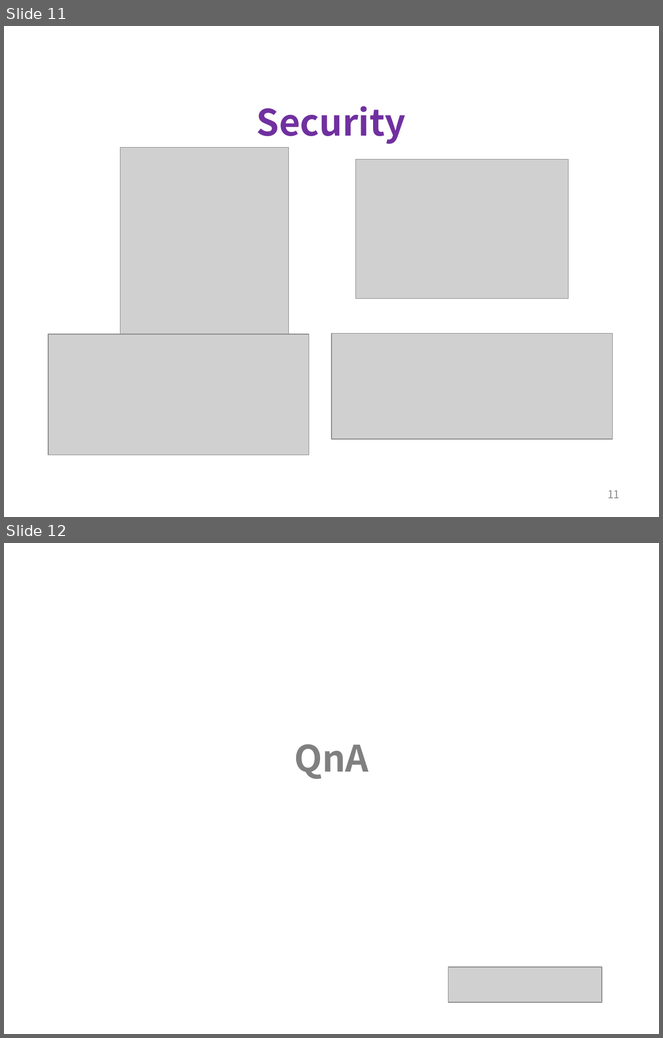
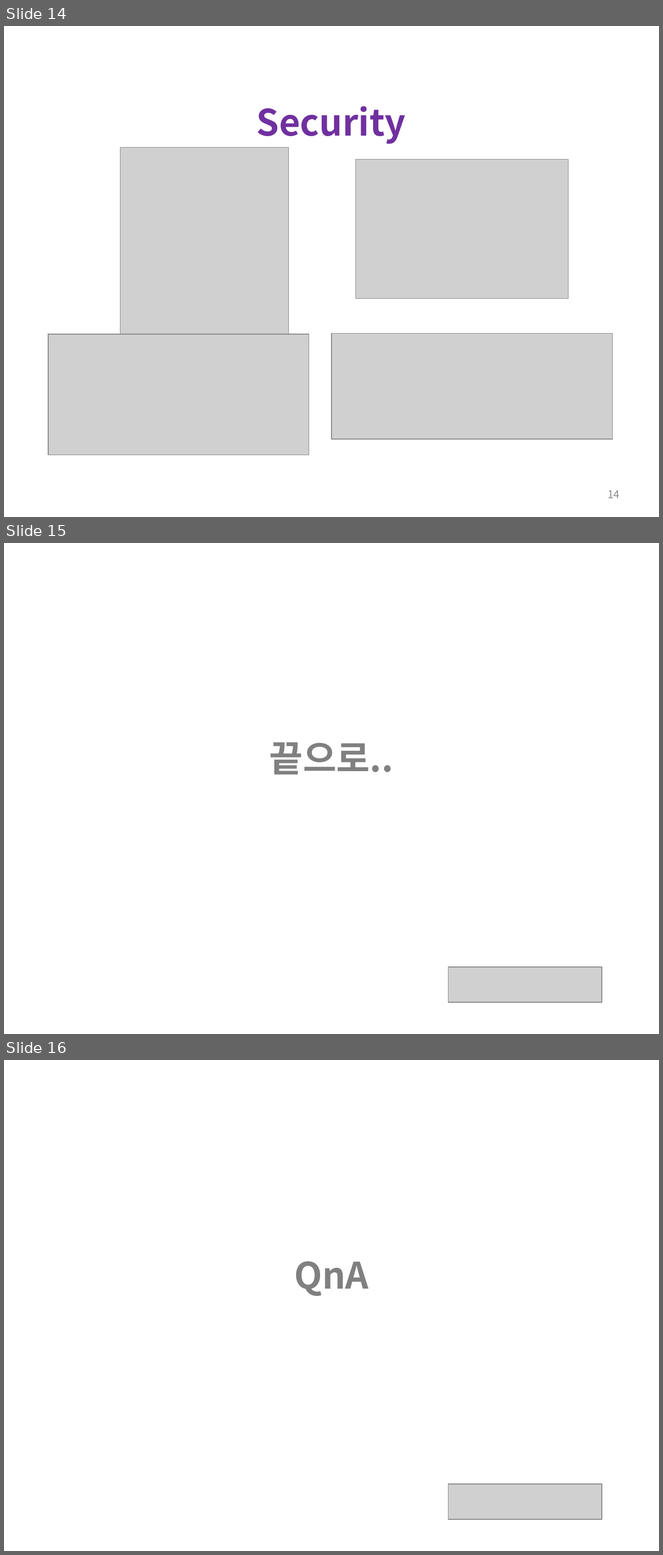
Before and after one commit to Empier/CodeEngn_2018, a slide deck: ##########################################################Code_Engn[강민수].pptx. Shown one above the other, each under a label of ours: slides 11 and 12 before the commit, slides 14, 15 and 16 after it. The pictures are 663x1038 and 663x1555 pixels, drawn with LibreOffice and Linux fonts; fonts in the diff are those of the drawing; grey boxes stand for pictures. Boxes give left, top, right and bottom in pixels: in the first picture for what was removed or moved away, otherwise in the second. Text is boxed around its words. In the diff, an @@ line names an element or a change of style, - is before the commit and + after.

```diff
--- a/##########################################################Code_Engn[강민수].pptx
+++ b/##########################################################Code_Engn[강민수].pptx
@@ slide 15 added at (4, 543, 659, 1034), background #FFFFFF @@
@@ text added at (270, 742, 394, 775), 40 pt, text #808080, bold @@
+끝으로..
@@ picture added at (448, 967, 602, 1003) @@
@@ what was slide 11 is now slide 14 @@
@@ page number at (608, 490, 620, 499): text changed @@
-11
+14
@@ what was slide 12 is now slide 16 @@
```
Also in this commit, not shown: 2 slides changed, 4 other slides added, 1 slide removed, 5 other files.
